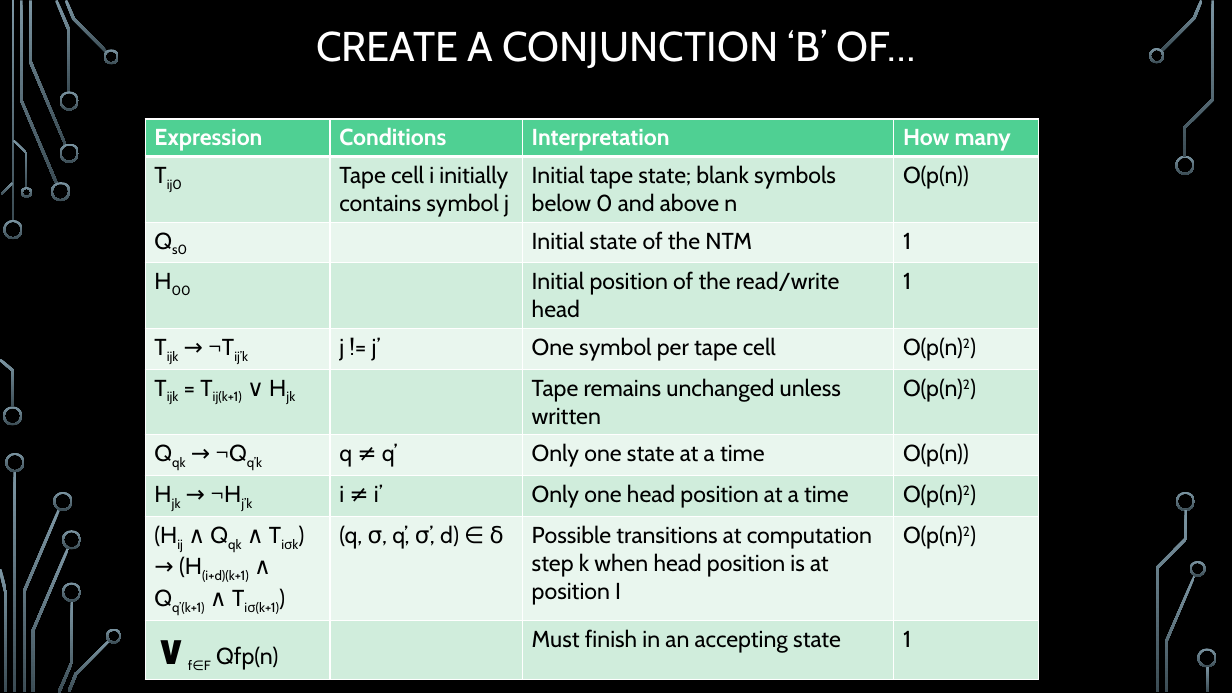
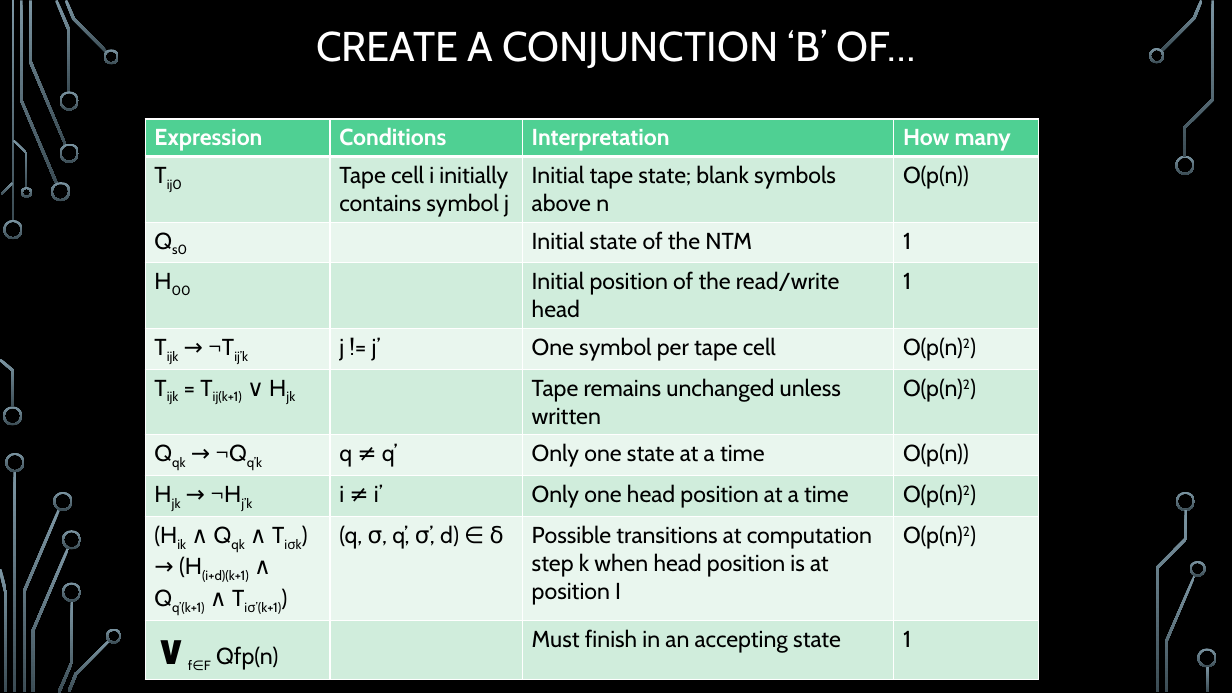
Before and after one commit to markfloryan/dmt2, a slide deck: slide 56 of slides/05-ComplexityTheory.pptx. Drawn at 1232x693 pixels with LibreOffice and Linux fonts; fonts in the diff are those of the drawing; background and template pictures are left out. Boxes give left, top, right and bottom in pixels: in the first picture for what was removed or moved away, otherwise in the second. Text is boxed around its words. In the diff, an @@ line names an element or a change of style, - is before the commit and + after.

Commit message:
lecture today

```diff
--- a/slides/05-ComplexityTheory.pptx
+++ b/slides/05-ComplexityTheory.pptx
@@ table at box(145, 119, 1039, 674) @@
-row 2, column 3: Initial tape state; blank symbols below 0 and above n
+row 2, column 3: Initial tape state; blank symbols above n
-row 9, column 1: (Hij ∧ Qqk ∧ Tiσk) → (H(i+d)(k+1) ∧ Qq’(k+1) ∧ Tiσ(k+1))
+row 9, column 1: (Hik ∧ Qqk ∧ Tiσk) → (H(i+d)(k+1) ∧ Qq’(k+1) ∧ Tiσ’(k+1))
```
Also in this commit, not shown: 2 other files.
